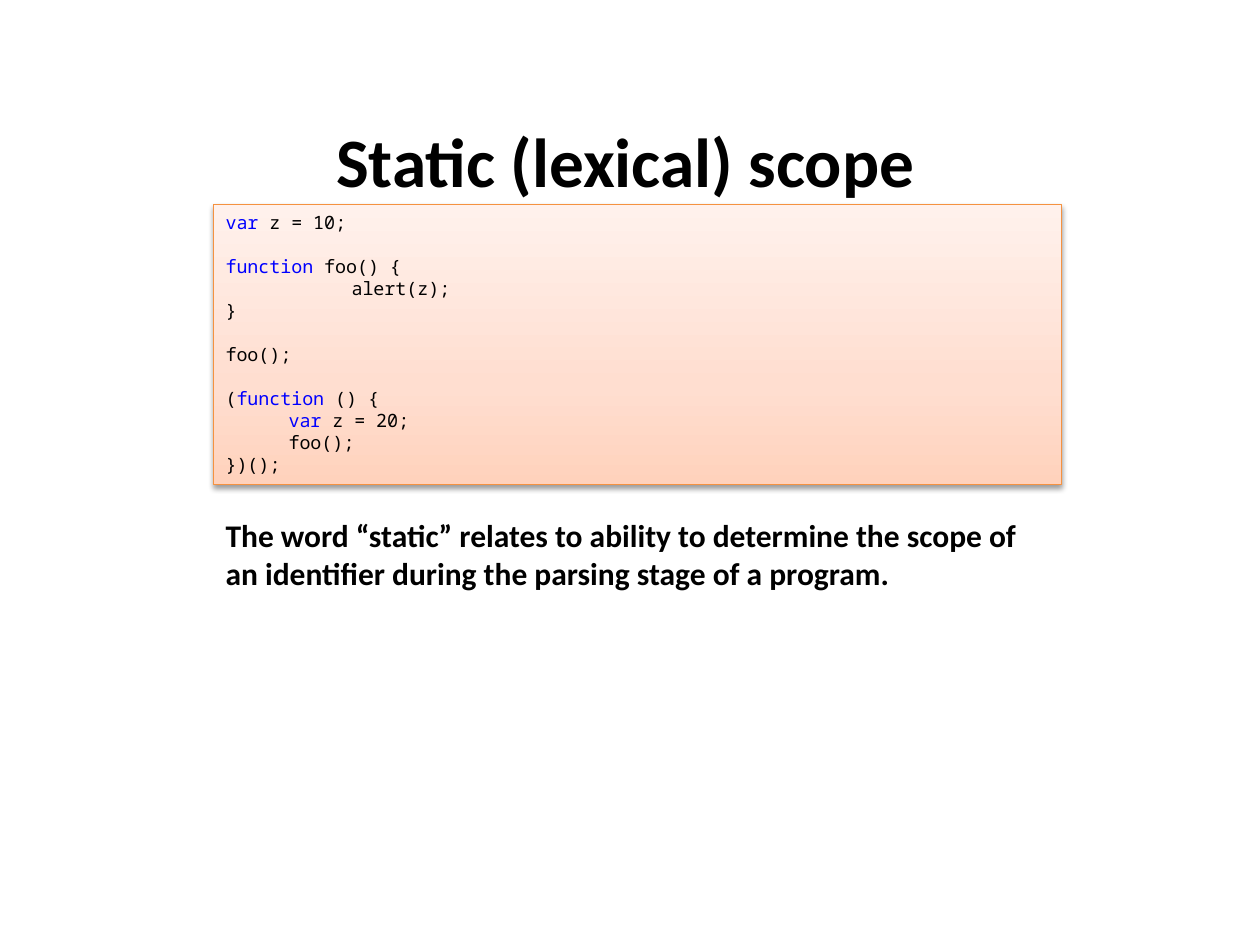
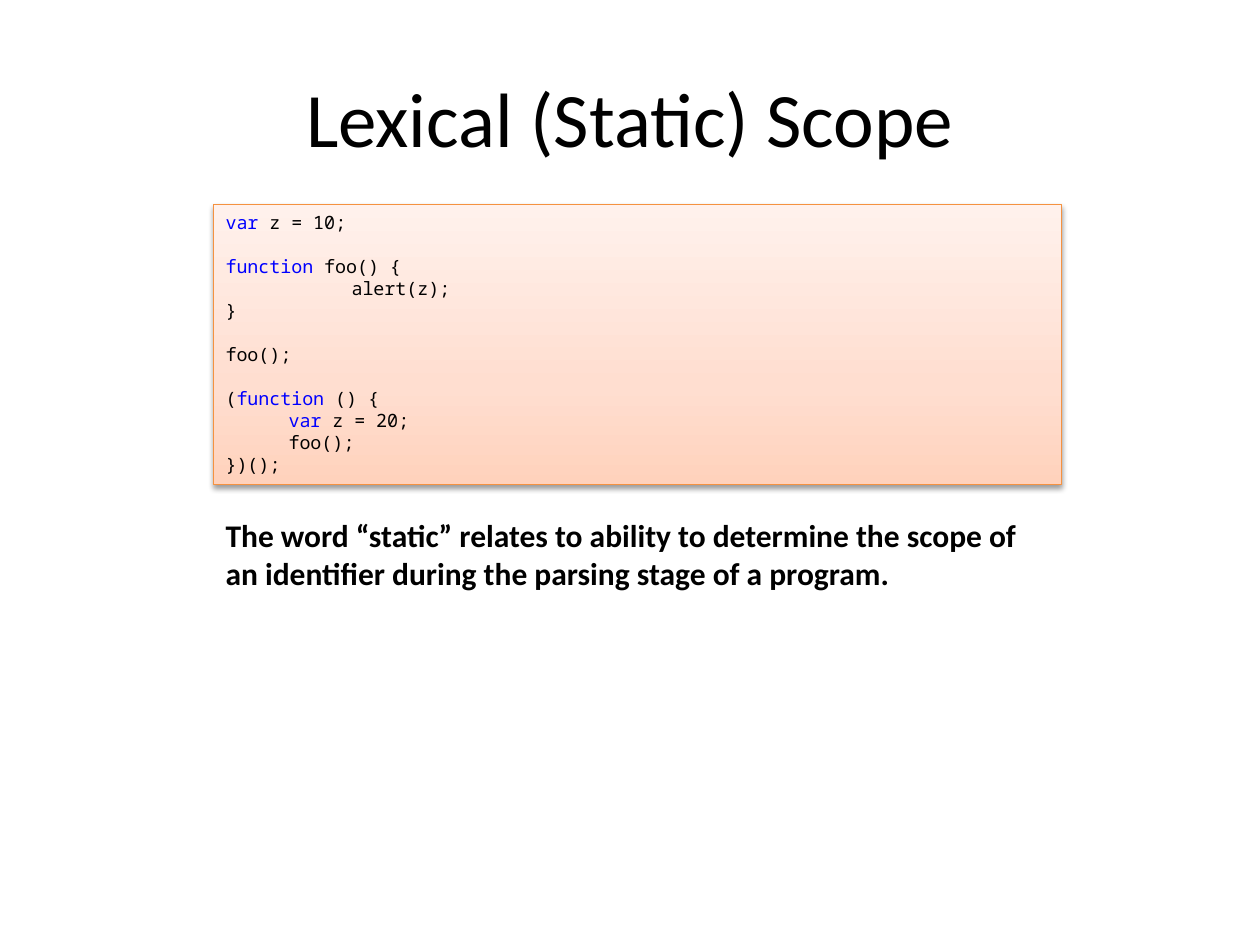
Before and after one commit to dzmitry-varabei/front-end-course, a slide deck: slide 44 of lecture-3-recap-scope/scope.pptx (slide 43 before the commit). Drawn at 1260x945 pixels with LibreOffice and Linux fonts; fonts in the diff are those of the drawing. Boxes give left, top, right and bottom in pixels: in the first picture for what was removed or moved away, otherwise in the second. Text is boxed around its words. In the diff, an @@ line names an element or a change of style, - is before the commit and + after.

```diff
--- a/lecture-3-recap-scope/scope.pptx
+++ b/lecture-3-recap-scope/scope.pptx
@@ text at [306, 91, 953, 160]: text changed; size 39.6 to 44 pt; bold off @@
-Static (lexical) scope
+Lexical (Static) Scope
```
Also in this commit, not shown: 3 other slides changed, 10 slides added, 13 slides removed, 3 other files.
